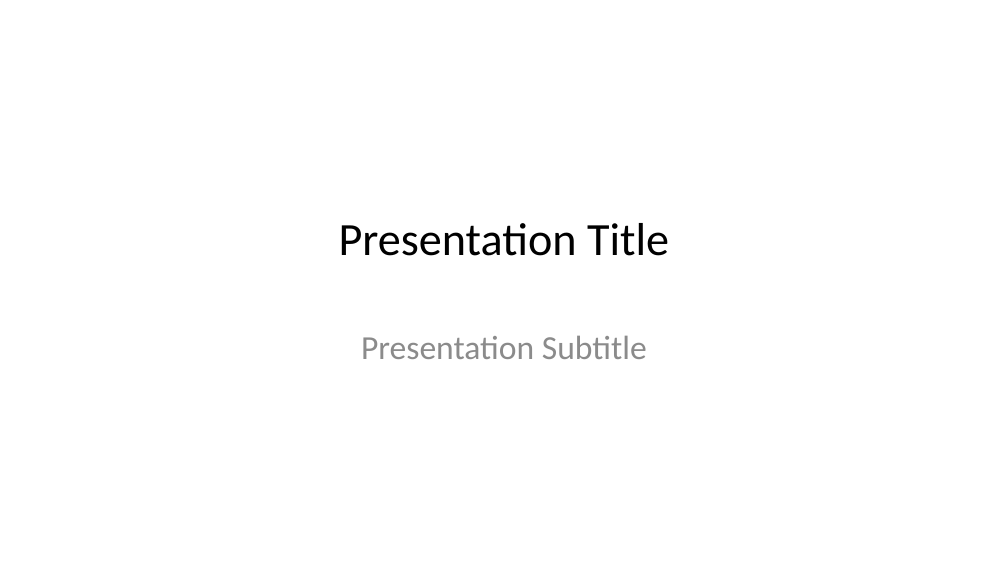
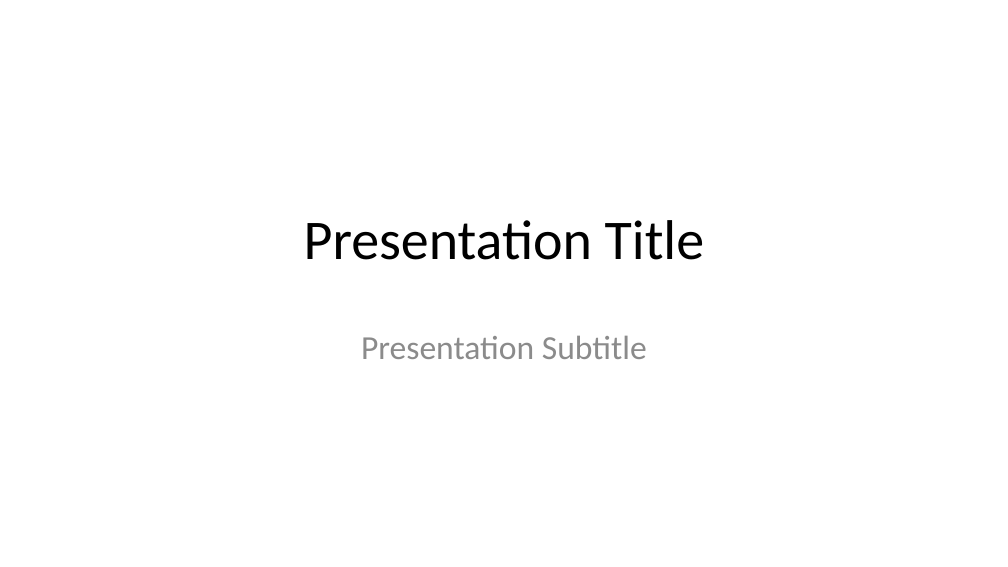
Before and after one commit to corneliushennch/targets_template, a slide deck: slide 1 of markdown/template.pptx. Drawn at 1008x567 pixels with LibreOffice and Linux fonts; fonts in the diff are those of the drawing. Boxes give left, top, right and bottom in pixels: in the first picture for what was removed or moved away, otherwise in the second. Text is boxed around its words. In the diff, an @@ line names an element or a change of style, - is before the commit and + after.

```diff
--- a/markdown/template.pptx
+++ b/markdown/template.pptx
@@ title "Presentation Title" at [304, 220, 704, 260]: size 33 to 40 pt @@
```
Also in this commit, not shown: 1 other slide changed, 4 other files.
